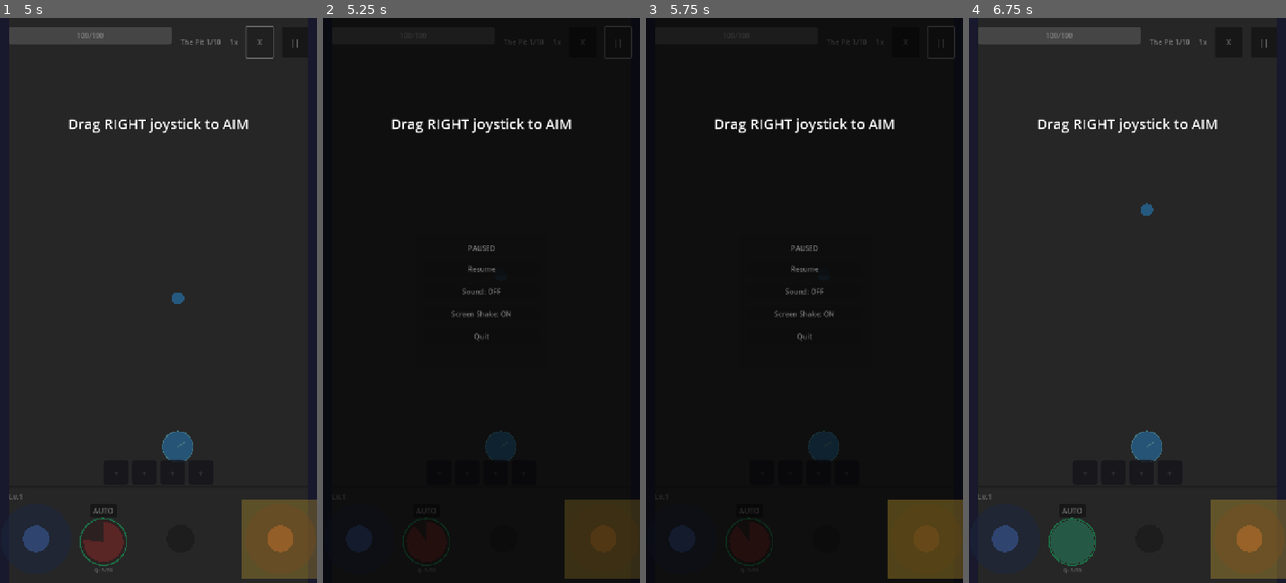
Above: before the commit, frames 1-4 (left to right).
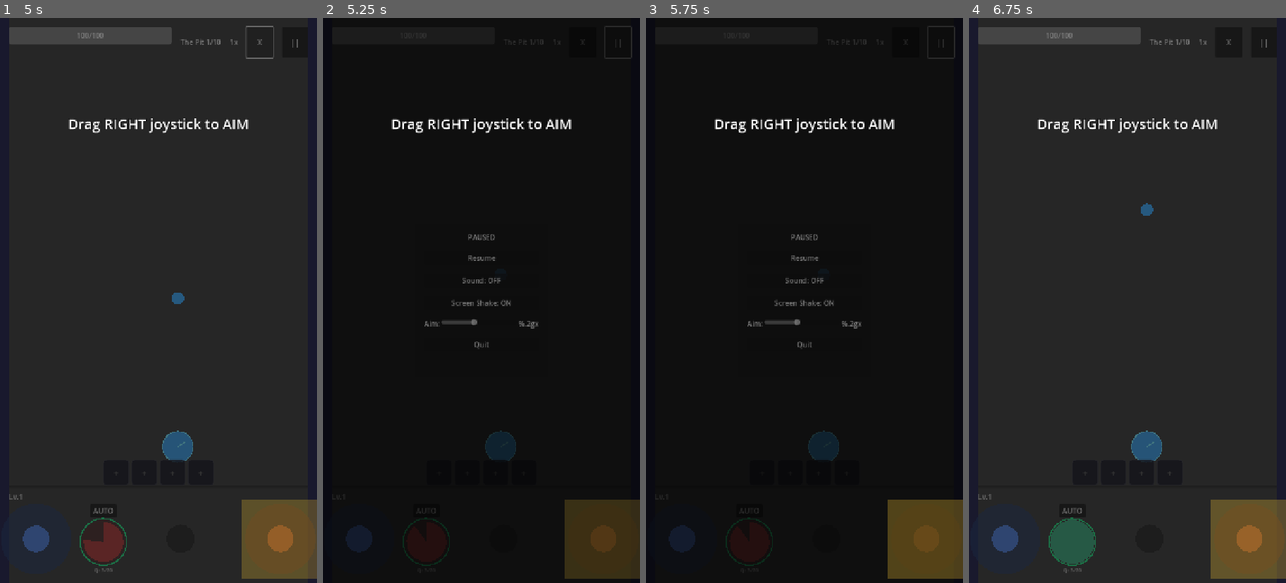
Above: after the commit, the same moments.

Repository: Randroids-Dojo/GoPit
Game: Godot game, scene res://scenes/game.tscn
The game is run twice, just before and just after one commit, with the same random seed, the same clock (stepped at 60 frames per second) and the same inputs.
Inputs (mouse positions are in pixels of both pictures, inside the frame that each line leads up to):
- Up to frame 1 (5 s): click "NEW GAME" at 0.5 s; click "START" at 1.25 s; click "START" at 2 s; tap Enter at 2.75 s; drag from (34, 537) to (158, 458) at 2.77 s; drag from (104, 543) to (177, 447) at 3.52 s; click ")))" at 4.25 s
- Up to frame 2 (5.25 s): click "||" at 5 s
- Up to frame 3 (5.75 s): no input
- Up to frame 4 (6.75 s): move the mouse to (1159, 176) at 5.77 s; hold D (move_right) 5.78-6.5 s; tap Right (aim_right) at 5.85 s; click "Resume" at 6.5 s

Frame 1 is identical in both runs. In frame 2, 0.7% of the frame differs, in the area x 32-68%, y 38-59%; in frame 3, 0.7%; in frame 4, nothing differs.

Commit message:
Add aim sensitivity setting in options menu (GoPit-n2ww)
- Add aim_sensitivity property to SoundManager with persistence (0.25-2.0 range)
- Add sensitivity slider in pause menu UI with value display
- Apply sensitivity to virtual joystick dead zone calculation
- Higher sensitivity = smaller movements reach full direction

Diff:
--- a/scenes/game.tscn
+++ b/scenes/game.tscn
@@ -662,9 +662,9 @@
 anchor_right = 0.5
 anchor_bottom = 0.5
 offset_left = -150.0
-offset_top = -150.0
+offset_top = -175.0
 offset_right = 150.0
-offset_bottom = 150.0
+offset_bottom = 175.0
 grow_horizontal = 2
 grow_vertical = 2
 
@@ -697,6 +697,27 @@
 [node name="ScreenShakeButton" type="Button" parent="UI/PauseOverlay/DimBackground/Panel/VBoxContainer"]
 layout_mode = 2
 text = "Screen Shake: ON"
+
+[node name="SensitivityContainer" type="HBoxContainer" parent="UI/PauseOverlay/DimBackground/Panel/VBoxContainer"]
+layout_mode = 2
+
+[node name="SensitivityLabel" type="Label" parent="UI/PauseOverlay/DimBackground/Panel/VBoxContainer/SensitivityContainer"]
+layout_mode = 2
+text = "Aim:"
+
+[node name="SensitivitySlider" type="HSlider" parent="UI/PauseOverlay/DimBackground/Panel/VBoxContainer/SensitivityContainer"]
+layout_mode = 2
+size_flags_horizontal = 3
+min_value = 0.25
+max_value = 2.0
+step = 0.25
+value = 1.0
+
+[node name="SensitivityValue" type="Label" parent="UI/PauseOverlay/DimBackground/Panel/VBoxContainer/SensitivityContainer"]
+custom_minimum_size = Vector2(40, 0)
+layout_mode = 2
+text = "1.0x"
+horizontal_alignment = 2
 
 [node name="QuitButton" type="Button" parent="UI/PauseOverlay/DimBackground/Panel/VBoxContainer"]
 layout_mode = 2
--- a/scripts/autoload/sound_manager.gd
+++ b/scripts/autoload/sound_manager.gd
@@ -3,6 +3,7 @@
 ## Manages audio settings (volume, mute) with persistence
 
 signal mute_changed(is_muted: bool)
+signal aim_sensitivity_changed(value: float)
 
 var _players: Array[AudioStreamPlayer] = []
 const MAX_PLAYERS := 8
@@ -37,6 +38,13 @@
 		is_muted = value
 		AudioServer.set_bus_mute(0, is_muted)
 		mute_changed.emit(is_muted)
+		_save_settings()
+
+# Aim sensitivity (0.25 = very slow, 1.0 = normal, 2.0 = very fast)
+var aim_sensitivity: float = 1.0:
+	set(value):
+		aim_sensitivity = clampf(value, 0.25, 2.0)
+		aim_sensitivity_changed.emit(aim_sensitivity)
 		_save_settings()
 
 enum SoundType {
@@ -140,6 +148,14 @@
 	is_muted = !is_muted
 
 
+func set_aim_sensitivity(value: float) -> void:
+	aim_sensitivity = value
+
+
+func get_aim_sensitivity() -> float:
+	return aim_sensitivity
+
+
 ## Play sound for a specific ball type (when spawning/firing)
 func play_ball_type_sound(ball_type: int) -> void:
 	# Ball types: NORMAL=0, FIRE=1, ICE=2, LIGHTNING=3, POISON=4, BLEED=5, IRON=6
@@ -168,7 +184,8 @@
 		"muted": is_muted,
 		"master": master_volume,
 		"sfx": sfx_volume,
-		"music": music_volume
+		"music": music_volume,
+		"aim_sensitivity": aim_sensitivity
 	}
 	var file := FileAccess.open(SETTINGS_PATH, FileAccess.WRITE)
 	if file:
@@ -196,6 +213,8 @@
 		sfx_volume = data["sfx"]
 	if data.has("music"):
 		music_volume = data["music"]
+	if data.has("aim_sensitivity"):
+		aim_sensitivity = data["aim_sensitivity"]
 
 	# Apply loaded settings to audio buses
 	AudioServer.set_bus_mute(0, is_muted)
--- a/scripts/input/virtual_joystick.gd
+++ b/scripts/input/virtual_joystick.gd
@@ -67,14 +67,18 @@
 	var offset := pos - center
 	var distance := offset.length()
 
+	# Apply aim sensitivity - higher sensitivity = smaller movements reach full direction
+	var sensitivity := SoundManager.get_aim_sensitivity()
+	var effective_distance := distance * sensitivity
+
 	# Clamp to base radius
 	if distance > base_radius:
 		offset = offset.normalized() * base_radius
 
 	knob_position = offset
 
-	# Calculate direction with dead zone
-	var normalized_distance := distance / base_radius
+	# Calculate direction with dead zone (using effective distance for sensitivity)
+	var normalized_distance := effective_distance / base_radius
 	if normalized_distance > dead_zone:
 		current_direction = offset.normalized()
 	else:
--- a/scripts/ui/pause_overlay.gd
+++ b/scripts/ui/pause_overlay.gd
@@ -6,6 +6,8 @@
 
 @onready var mute_button: Button = $DimBackground/Panel/VBoxContainer/MuteButton
 @onready var screen_shake_button: Button = $DimBackground/Panel/VBoxContainer/ScreenShakeButton
+@onready var sensitivity_slider: HSlider = $DimBackground/Panel/VBoxContainer/SensitivityContainer/SensitivitySlider
+@onready var sensitivity_value: Label = $DimBackground/Panel/VBoxContainer/SensitivityContainer/SensitivityValue
 @onready var resume_button: Button = $DimBackground/Panel/VBoxContainer/ResumeButton
 @onready var quit_button: Button = $DimBackground/Panel/VBoxContainer/QuitButton
 
@@ -25,10 +27,14 @@
 	if screen_shake_button:
 		screen_shake_button.pressed.connect(_on_screen_shake_pressed)
 		_update_screen_shake_button()
+	if sensitivity_slider:
+		sensitivity_slider.value_changed.connect(_on_sensitivity_changed)
+		_update_sensitivity_slider()
 
 	# Listen for state changes
 	SoundManager.mute_changed.connect(_on_mute_changed)
 	CameraShake.screen_shake_changed.connect(_on_screen_shake_changed)
+	SoundManager.aim_sensitivity_changed.connect(_on_aim_sensitivity_changed)
 
 
 func _unhandled_input(event: InputEvent) -> void:
@@ -53,6 +59,7 @@
 	GameManager.pause_game()
 	_update_mute_button()
 	_update_screen_shake_button()
+	_update_sensitivity_slider()
 
 
 func _resume() -> void:
@@ -102,3 +109,18 @@
 			screen_shake_button.text = "Screen Shake: ON"
 		else:
 			screen_shake_button.text = "Screen Shake: OFF"
+
+
+func _on_sensitivity_changed(value: float) -> void:
+	SoundManager.set_aim_sensitivity(value)
+
+
+func _on_aim_sensitivity_changed(_value: float) -> void:
+	_update_sensitivity_slider()
+
+
+func _update_sensitivity_slider() -> void:
+	if sensitivity_slider:
+		sensitivity_slider.value = SoundManager.get_aim_sensitivity()
+	if sensitivity_value:
+		sensitivity_value.text = "%.2gx" % SoundManager.get_aim_sensitivity()
Not shown, added: tests/test_aim_sensitivity.py
